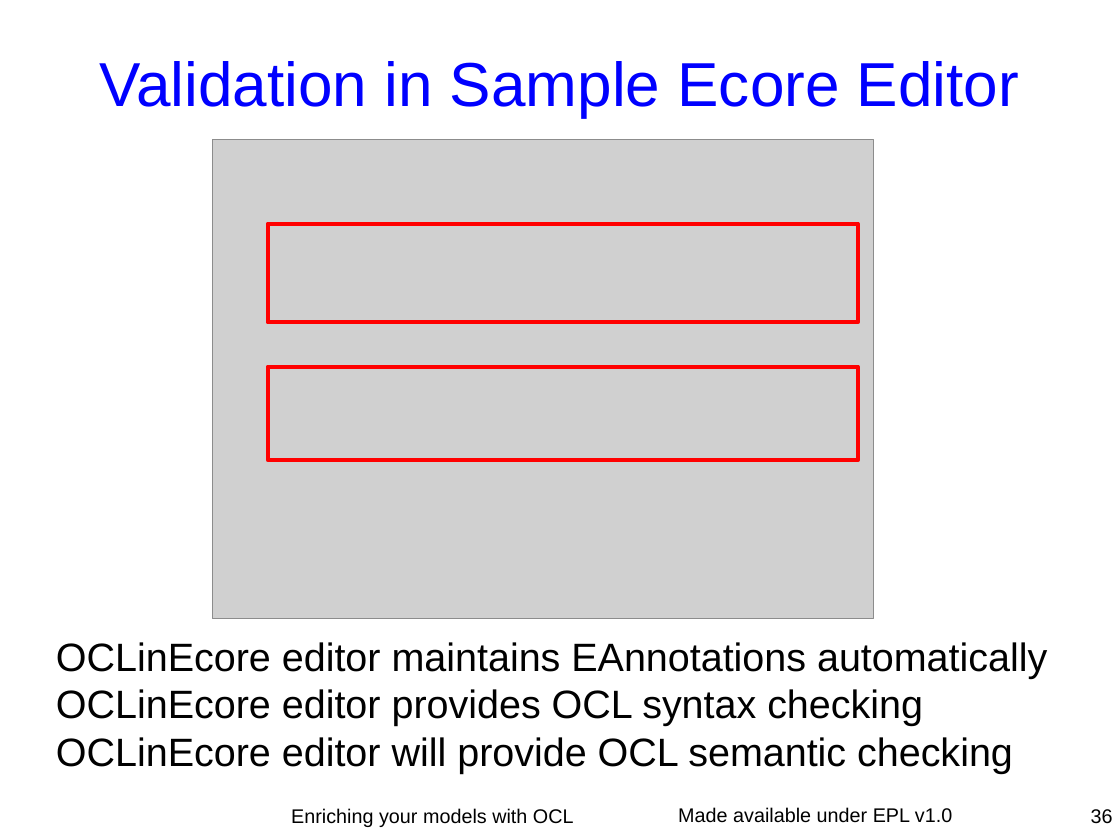
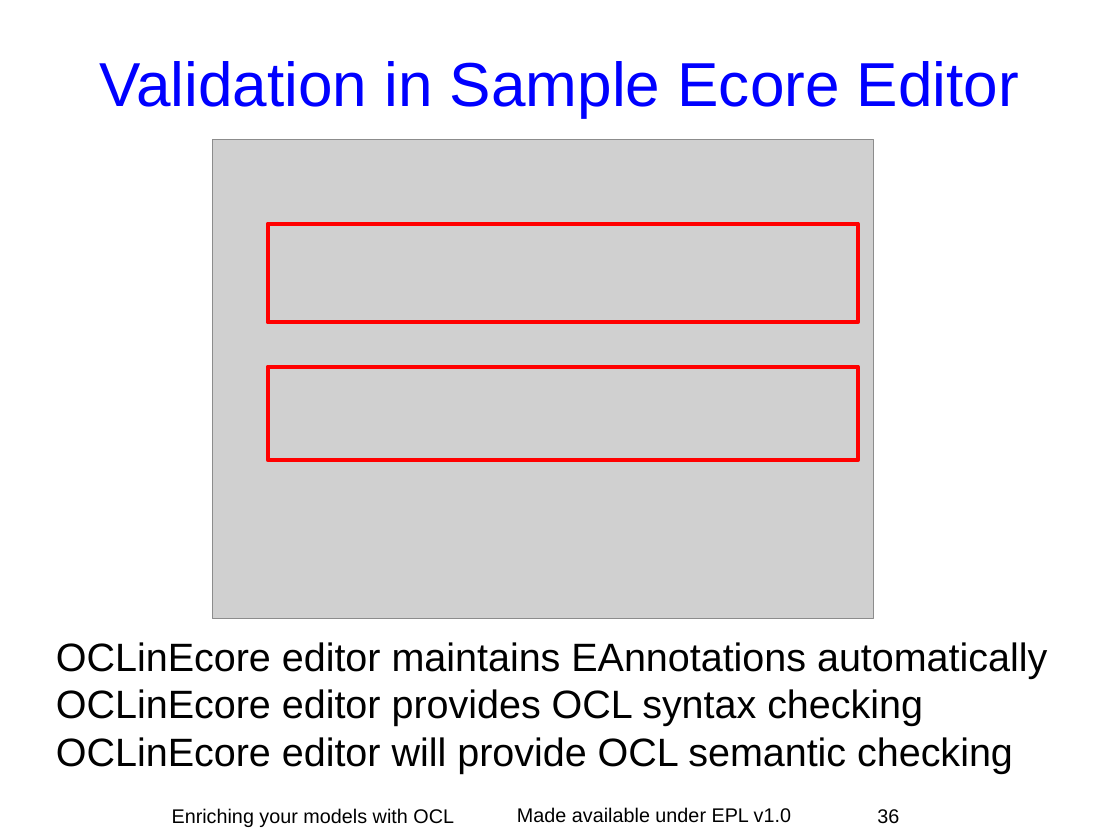
Before and after one commit to eclipse-ocl/ocl-website, a slide deck: slide 36 of ocl/docs/publications/ESE2010LongTalk/EnrichingWithOCL.odp. Drawn at 1120x840 pixels with LibreOffice and Linux fonts; fonts in the diff are those of the drawing; grey boxes stand for pictures; background and template pictures are left out. Boxes give left, top, right and bottom in pixels: in the first picture for what was removed or moved away, otherwise in the second. Text is boxed around its words. In the diff, an @@ line names an element or a change of style, - is before the commit and + after.

```diff
--- a/ocl/docs/publications/ESE2010LongTalk/EnrichingWithOCL.odp
+++ b/ocl/docs/publications/ESE2010LongTalk/EnrichingWithOCL.odp
@@ text "Enriching your models with OCL": place and size @@
-text "Enriching your models with OCL" at [291, 808, 574, 827]
+text "Enriching your models with OCL" at [172, 808, 454, 827]
@@ text "Made available under EPL v1.0": place and size @@
-text "Made available under EPL v1.0" at [678, 807, 952, 823]
+text "Made available under EPL v1.0" at [517, 807, 791, 823]
@@ page number: place and size @@
-page number at [1091, 809, 1113, 824]
+page number at [877, 809, 899, 824]
```
Also in this commit, not shown: 60 other slides changed.
